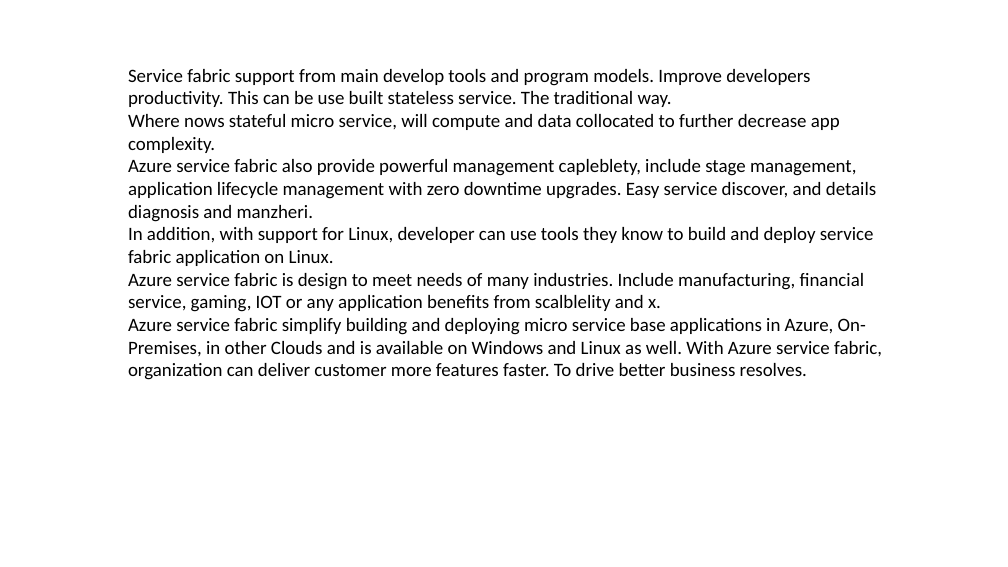
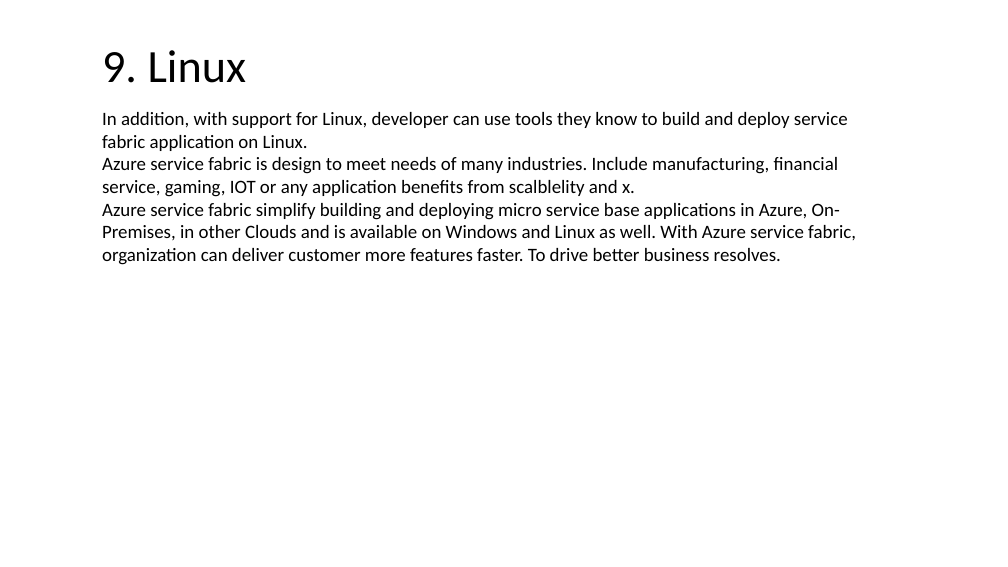
Before and after one commit to FredJiangFei/MyDocuments, a slide deck: slide 24 of 工作/Service Fabric/Service Fabric.pptx (slide 14 before the commit). Drawn at 1008x567 pixels with LibreOffice and Linux fonts; fonts in the diff are those of the drawing. Boxes give left, top, right and bottom in pixels: in the first picture for what was removed or moved away, otherwise in the second. Text is boxed around its words. In the diff, an @@ line names an element or a change of style, - is before the commit and + after.

```diff
--- a/工作/Service Fabric/Service Fabric.pptx
+++ b/工作/Service Fabric/Service Fabric.pptx
@@ text added at (x1=102, y1=50, x2=246, y2=83), 44 pt, text #000000 @@
+9. Linux
@@ text at (x1=128, y1=69, x2=876, y2=222): paragraphs removed @@
-Service fabric support from main develop tools and program models. Improve developers productivity. This can be use built stateless service. The traditional way.
-Where nows stateful micro service, will compute and data collocated to further decrease app complexity.
-Azure service fabric also provide powerful management capleblety, include stage management, application lifecycle management with zero downtime upgrades. Easy service discover, and details diagnosis and manzheri.
@@ text "In addition, with support for ..." moved from (x1=128, y1=69, x2=882, y2=380) to (x1=102, y1=112, x2=856, y2=265) @@
```
Also in this commit, not shown: 4 other slides changed, 10 slides added, 4 slides removed, 1 other file.
